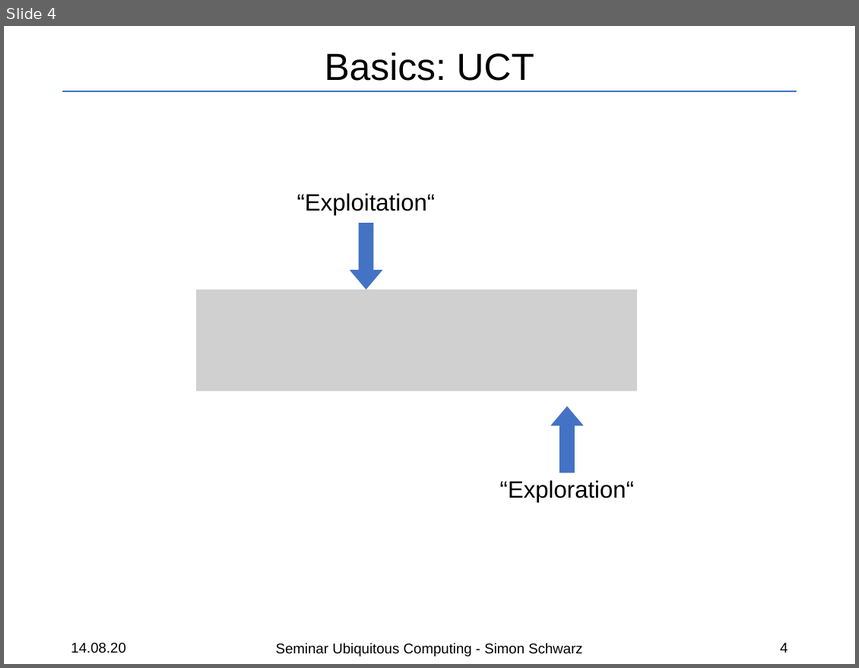
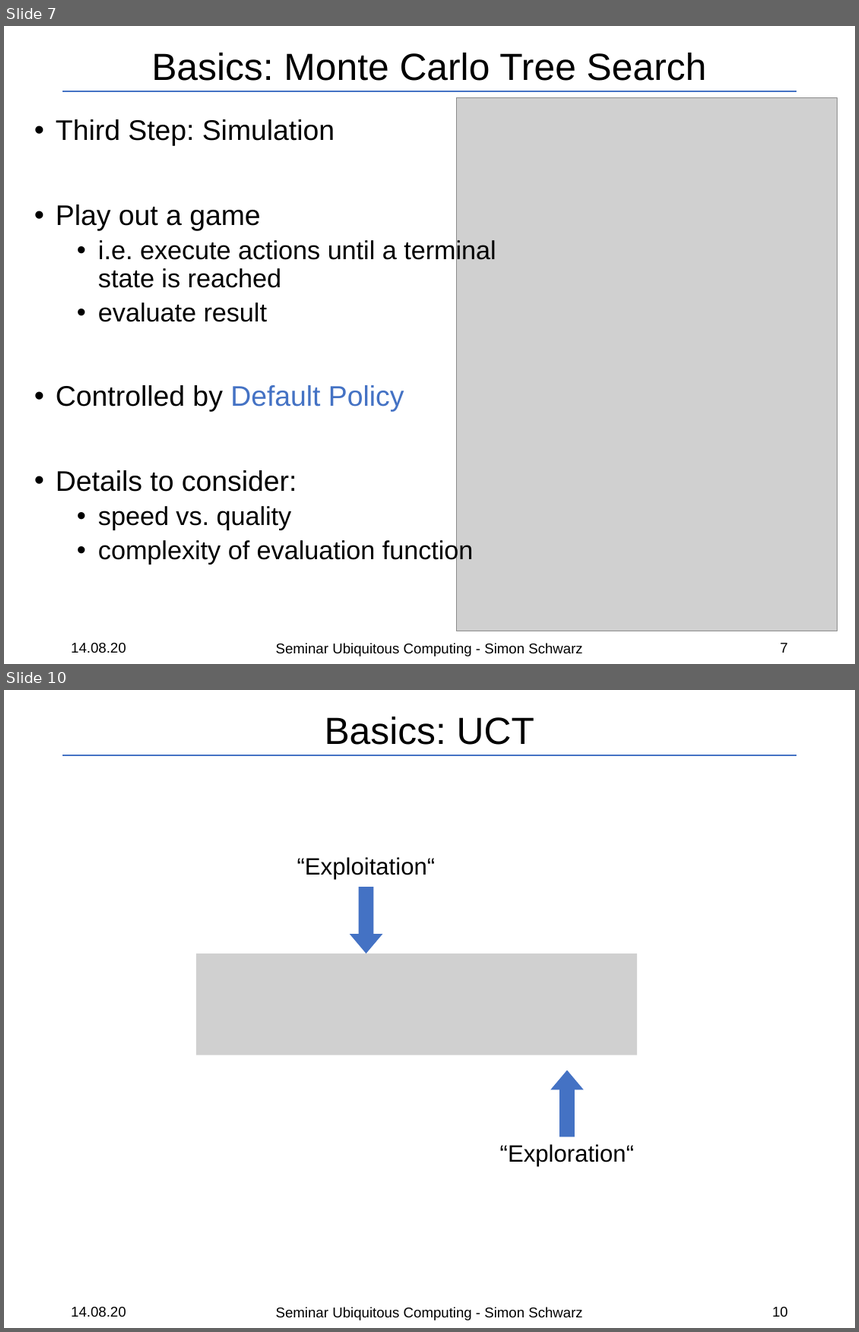
Before and after one commit to SRSchwarz/MCTS-Survey, a slide deck: slides/presentation.pptx. Shown one above the other, each under a label of ours: slide 4 before the commit, slides 7 and 10 after it; the slides between them are not shown. The pictures are 859x668 and 859x1332 pixels, drawn with LibreOffice and Linux fonts; fonts in the diff are those of the drawing; grey boxes stand for pictures. Boxes give left, top, right and bottom in pixels: in the first picture for what was removed or moved away, otherwise in the second. Text is boxed around its words. In the diff, an @@ line names an element or a change of style, - is before the commit and + after.

```diff
--- a/slides/presentation.pptx
+++ b/slides/presentation.pptx
@@ slide 7 added at [4, 26, 855, 664], background #FFFFFF @@
@@ title added at [151, 53, 707, 81], 32 pt, text #000000 @@
+Basics: Monte Carlo Tree Search
@@ line added from (63, 91) to (797, 91), #4472C4 1.5 pt @@
@@ picture added at [457, 97, 837, 631] @@
@@ text added at [56, 119, 496, 564], 22 pt, text #000000 @@
+• Third Step: Simulation
+• Play out a game
+  • i.e. execute actions until a terminal state is reached
+  • evaluate result
+• Controlled by Default Policy
+• Details to consider:
+  • speed vs. quality
+  • complexity of evaluation function
@@ text added at [71, 643, 126, 654], 12 pt, text #000000 @@
+14.08.20
@@ text added at [276, 643, 582, 657], 12 pt, text #000000 @@
+Seminar Ubiquitous Computing - Simon Schwarz
@@ page number added at [780, 643, 788, 653], 12 pt, text #000000 @@
+7
@@ what was slide 4 is now slide 10 @@
@@ page number at [772, 1307, 788, 1318]: text changed @@
-4
+10
```
Also in this commit, not shown: 2 slides changed, 5 other slides added, 8 other files.
